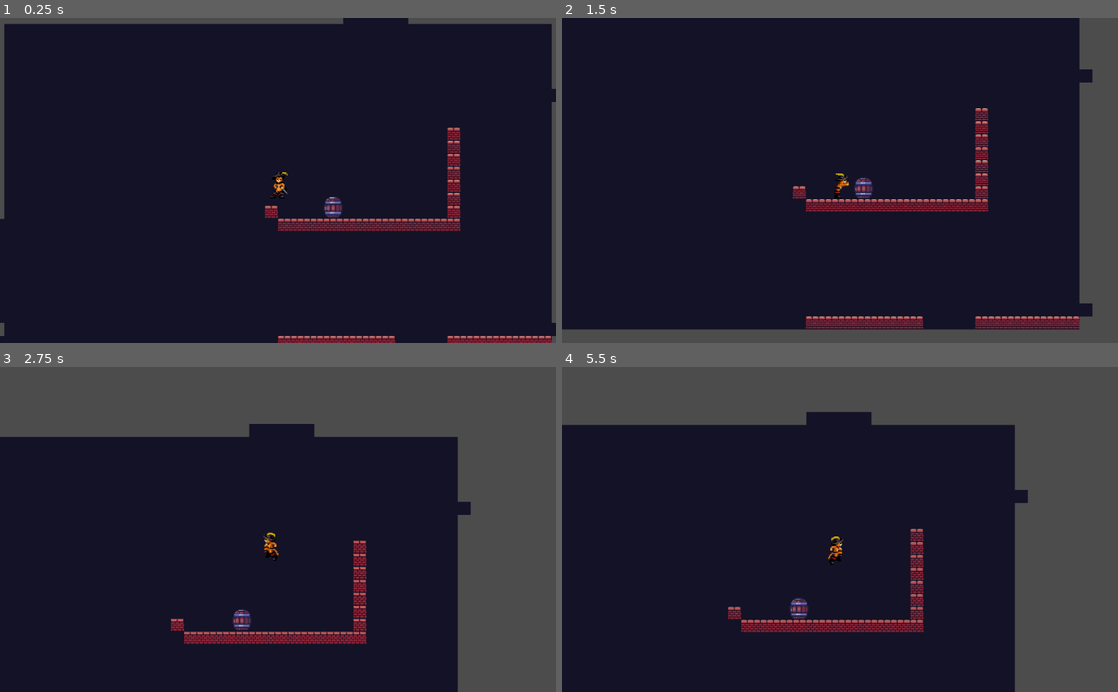
Above: before the commit, frames 1-4 (two rows, left to right).
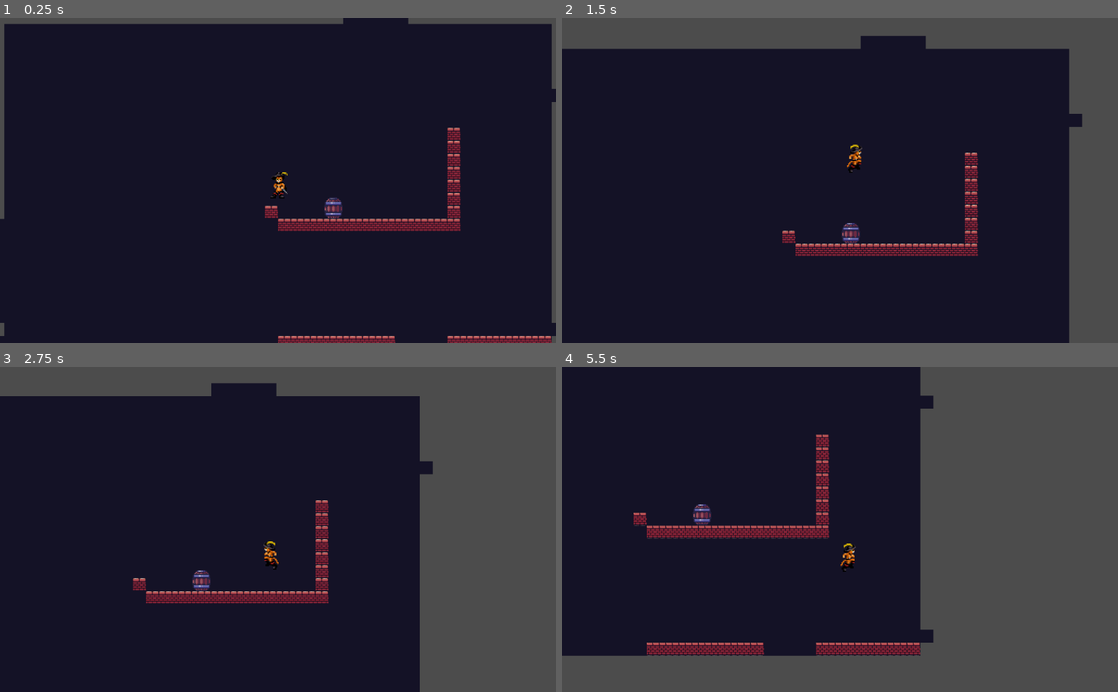
Above: after the commit, the same moments.

Repository: denmik4/gyarb-klart
Game: Godot game, scene res://Scenes/World.tscn
Two runs of this game, one before a commit and one after it. Both use one fixed random seed, a clock stepped at 60 frames per second and the inputs below.
Inputs (mouse positions are in pixels of both pictures, inside the frame that each line leads up to):
- Up to frame 1 (0.25 s): no input
- Up to frame 2 (1.5 s): move the mouse to (962, 164) at 0.52 s; hold Shift (dodge) 0.53-1.28 s; hold D (move_right) from 0.53 s (still down); click (962, 164) at 0.67 s; tap Space (jump) at 0.77, 1.07 s; tap Alt (push, bound only after the commit) at 0.8, 1.35 s; move the mouse to (728, 196) at 1.27 s; click (728, 196) at 1.42 s
- Up to frame 3 (2.75 s): tap Space (jump) at 1.52, 1.55, 1.82, 2.1 s; move the mouse to (333, 458) at 2.02 s; release D (move_right) at 2.03 s; hold A (move_left) from 2.03 s (still down); hold Shift (dodge) from 2.03 s (still down); click (333, 458) at 2.17 s
- Up to frame 4 (5.5 s): move the mouse to (812, 594) at 2.77 s; release A (move_left) at 2.78 s; release Shift (dodge) at 2.78 s; hold D (move_right) 2.78-4.28 s; tap Shift (dodge) at 2.85, 4.35 s; click (812, 594) at 2.92 s; tap Space (jump) at 3.02, 3.32, 3.77, 3.8, 4.07, 4.52, 4.82 s; tap Alt (push, bound only after the commit) at 3.05, 3.6, 5.1 s; move the mouse to (1006, 578) at 3.52 s; click (1006, 578) at 3.67 s; move the mouse to (673, 480) at 4.27 s; hold A (move_left) 4.28-5.03 s; click (673, 480) at 4.42 s; move the mouse to (867, 529) at 5.02 s; hold D (move_right) from 5.03 s (still down); click (867, 529) at 5.17 s

The runs differ from the first frame. In frame 1, 0.1% of the frame differs, in the area x 58-62%, y 55-62%; in frame 2, 19%; in frame 3, 19%; in frame 4, 38%, in the area x 0-84%, y 0-100%.

Commit message:
lolz

Diff:
--- a/Scenes/KinematicBody2D.tscn
+++ b/Scenes/KinematicBody2D.tscn
@@ -532,6 +532,69 @@
 "values": [ true ]
 }
 
+[sub_resource type="Animation" id=15]
+resource_name = "push_idle"
+tracks/0/type = "value"
+tracks/0/path = NodePath("Sprite:frame")
+tracks/0/interp = 1
+tracks/0/loop_wrap = true
+tracks/0/imported = false
+tracks/0/enabled = true
+tracks/0/keys = {
+"times": PoolRealArray( 0 ),
+"transitions": PoolRealArray( 1 ),
+"update": 1,
+"values": [ 19 ]
+}
+tracks/1/type = "value"
+tracks/1/path = NodePath("Sprite/Area2D/PushHitBox:disabled")
+tracks/1/interp = 1
+tracks/1/loop_wrap = true
+tracks/1/imported = false
+tracks/1/enabled = true
+tracks/1/keys = {
+"times": PoolRealArray( 0 ),
+"transitions": PoolRealArray( 1 ),
+"update": 1,
+"values": [ false ]
+}
+tracks/2/type = "value"
+tracks/2/path = NodePath("PushHitBox2:disabled")
+tracks/2/interp = 1
+tracks/2/loop_wrap = true
+tracks/2/imported = false
+tracks/2/enabled = true
+tracks/2/keys = {
+"times": PoolRealArray( 0 ),
+"transitions": PoolRealArray( 1 ),
+"update": 1,
+"values": [ false ]
+}
+tracks/3/type = "value"
+tracks/3/path = NodePath("AirStateHitBox:disabled")
+tracks/3/interp = 1
+tracks/3/loop_wrap = true
+tracks/3/imported = false
+tracks/3/enabled = true
+tracks/3/keys = {
+"times": PoolRealArray( 0 ),
+"transitions": PoolRealArray( 1 ),
+"update": 1,
+"values": [ true ]
+}
+tracks/4/type = "value"
+tracks/4/path = NodePath("HitBox:disabled")
+tracks/4/interp = 1
+tracks/4/loop_wrap = true
+tracks/4/imported = false
+tracks/4/enabled = true
+tracks/4/keys = {
+"times": PoolRealArray( 0 ),
+"transitions": PoolRealArray( 1 ),
+"update": 1,
+"values": [ true ]
+}
+
 [node name="Player" type="KinematicBody2D" groups=["Player"]]
 script = ExtResource( 2 )
 
@@ -544,7 +607,7 @@
 [node name="Area2D" type="Area2D" parent="Sprite"]
 
 [node name="PushHitBox" type="CollisionShape2D" parent="Sprite/Area2D"]
-position = Vector2( -0.5, 3.75 )
+position = Vector2( 0, 3.75 )
 scale = Vector2( 0.25, 0.25 )
 shape = SubResource( 14 )
 
@@ -554,7 +617,7 @@
 smoothing_enabled = true
 
 [node name="PushHitBox2" type="CollisionShape2D" parent="."]
-position = Vector2( -2, 15 )
+position = Vector2( 0, 15 )
 shape = SubResource( 14 )
 
 [node name="AirStateHitBox" type="CollisionShape2D" parent="."]
@@ -564,7 +627,8 @@
 disabled = true
 
 [node name="HitBox" type="CollisionShape2D" parent="."]
-position = Vector2( 1, 14 )
+position = Vector2( 0, 14 )
+scale = Vector2( 1.1, 1 )
 shape = SubResource( 12 )
 disabled = true
 
@@ -580,6 +644,7 @@
 anims/Start_Dodge = SubResource( 5 )
 anims/dodge_run = SubResource( 10 )
 anims/idle_dodge = SubResource( 9 )
+anims/push_idle = SubResource( 15 )
 
 [node name="Up" type="RayCast2D" parent="."]
 position = Vector2( 0, -45 )
--- a/Scenes/MovableObjekt.tscn
+++ b/Scenes/MovableObjekt.tscn
@@ -1,25 +1,28 @@
-[gd_scene load_steps=4 format=2]
+[gd_scene load_steps=5 format=2]
 
 [ext_resource path="res://Tilemap/Medieval_props_free.png" type="Texture" id=1]
 [ext_resource path="res://Scripts/MovableObjekt.gd" type="Script" id=2]
 
 [sub_resource type="RectangleShape2D" id=1]
-extents = Vector2( 12.5, 13.5 )
+extents = Vector2( 10.6667, 11.3333 )
+
+[sub_resource type="RectangleShape2D" id=2]
+extents = Vector2( 17.8333, 12 )
 
 [node name="MovableObjekt" type="KinematicBody2D"]
 script = ExtResource( 2 )
 
 [node name="CollisionShape2D" type="CollisionShape2D" parent="."]
-position = Vector2( -0.5, -1.5 )
+position = Vector2( -2, -4 )
 scale = Vector2( 3, 3 )
 shape = SubResource( 1 )
 
 [node name="Area2D" type="Area2D" parent="."]
 scale = Vector2( 3, 3 )
 
-[node name="CollisionShape2D2" type="CollisionShape2D" parent="Area2D"]
-position = Vector2( -1.16667, -0.5 )
-shape = SubResource( 1 )
+[node name="CollisionShape2D" type="CollisionShape2D" parent="Area2D"]
+position = Vector2( -0.166667, -1.33333 )
+shape = SubResource( 2 )
 
 [node name="Sprite" type="Sprite" parent="."]
 scale = Vector2( 3, 3 )
--- a/Scenes/World.tscn
+++ b/Scenes/World.tscn
@@ -63,6 +63,3 @@
 
 [node name="MovableObjekt" parent="." instance=ExtResource( 3 )]
 position = Vector2( 206, 108 )
-
-[connection signal="idle" from="MovableObjekt" to="KinematicBody2D" method="_on_MovableObjekt_idle"]
-[connection signal="push" from="MovableObjekt" to="KinematicBody2D" method="_on_MovableObjekt_push"]
--- a/Scripts/MovableObjekt.gd
+++ b/Scripts/MovableObjekt.gd
@@ -4,10 +4,6 @@
 var direction_x = "RIGHT"
 var velocity := Vector2.ZERO
 var direction := Vector2.ZERO
-
-
-signal push
-signal idle
 
 func _physics_process(delta: float) -> void:
 	velocity = move_and_slide(velocity)
@@ -16,13 +12,16 @@
 
 func _on_Area2D_body_entered(body: Node) -> void:
 	if body.is_in_group("Player"):
-		velocity = body.velocity
-		body.connect("push", body, "_on_MovableObjekt_push")
-		emit_signal("push")
+		var state = body.state
+		body.can_push = true
+		if body.can_push and (Input.is_action_pressed("move_left") or Input.is_action_pressed("move_right")) and (state == body.PUSH_ACTIVE):
+			print(body.state)
+			velocity = body.velocity
+			velocity.y = 0
+
 
 
 
 func _on_Area2D_body_exited(body: Node) -> void:
 	if body.is_in_group("Player"):
-		velocity = Vector2.ZERO
-		body.disconnect("push", body, "_on_MovableObjekt_push")
+		body.can_push = false
--- a/Scripts/Player.gd
+++ b/Scripts/Player.gd
@@ -1,6 +1,6 @@
 extends KinematicBody2D
 
-enum {IDLE, RUN, AIR, WALL, ATTACK, DODGE, DODGE_RUN, PUSH}
+enum {IDLE, RUN, AIR, WALL, ATTACK, DODGE, DODGE_RUN, PUSH_IDLE, PUSH_ACTIVE}
 
 const MAX_SPEED = 400
 const ACCELERATION = 1000
@@ -15,6 +15,7 @@
 var is_climb :bool
 
 var can_jump = true
+var can_push = false
 
 onready var animationplayer = $AnimationPlayer
 
@@ -34,8 +35,10 @@
 			_dodge_state(delta)
 		DODGE_RUN:
 			_dodge_run_state(delta)
-		PUSH:
+		PUSH_ACTIVE:
 			_push_state(delta)
+		PUSH_IDLE:
+			_push_idle_state(delta)
 
 
 
@@ -86,6 +89,8 @@
 		state = DODGE
 		return
 
+	if can_push and Input.is_action_just_pressed("push"):
+		state = PUSH_IDLE
 
 
 
@@ -121,6 +126,9 @@
 		yield(get_tree().create_timer(0.25), "timeout")
 		state = DODGE
 		return
+
+	if can_push and Input.is_action_just_pressed("push"):
+		state = PUSH_IDLE
 
 func _air_state(delta) -> void:
 	velocity.y = velocity.y + GRAVITY * delta if velocity.y + GRAVITY * delta < 500 else 500
@@ -205,6 +213,9 @@
 		animationplayer.play("Idle")
 		return
 
+	if can_push and Input.is_action_just_pressed("push"):
+		state = PUSH_IDLE
+
 
 
 func _dodge_run_state(delta) -> void:
@@ -215,6 +226,10 @@
 		velocity.x = move_toward(velocity.x, direction.x * MAX_SPEED - 300, ACCELERATION*delta)
 	elif direction.x == -1:
 		velocity.x = move_toward(velocity.x, direction.x * MAX_SPEED + 300, ACCELERATION*delta)
+	else:
+		velocity.x = move_toward(velocity.x, 0, ACCELERATION * delta)
+		state = DODGE
+
 
 	velocity = move_and_slide(velocity, Vector2.UP)
 	print(velocity)
@@ -234,43 +249,65 @@
 		state = AIR
 		animationplayer.play("Jump_UP")
 		return
+
+
+
+
+func _push_idle_state(delta) -> void:
+	animationplayer.play("push_idle")
+
+	if Input.is_action_just_pressed("move_left") or Input.is_action_just_pressed("move_right"):
+		state = PUSH_ACTIVE
+
+	if can_push == false or Input.is_action_just_pressed("push"):
+		state = IDLE
+
+
+	if Input.is_mouse_button_pressed(1):
+		state = ATTACK
+		return
+
+
+	if Input.is_action_just_pressed("jump") and can_jump:
+		velocity.y = JUMP_STRENGHT
+		can_jump = false
+		state = AIR
+		animationplayer.play("Jump_UP")
+		return
+
+	if Input.is_action_just_pressed("dodge"):
+			animationplayer.play("Start_Dodge")
+			yield(get_tree().create_timer(0.25), "timeout")
+			state = DODGE
+			return
 
 
 
 func _push_state(delta) -> void:
 	animationplayer.play("Push")
 	yield(get_tree().create_timer(0.20), "timeout")
-	direction.x = _get_input_x_update_direction()
+
+	direction.x = _get_input_x_update_direction()
+
 	if direction.x == 1:
-		velocity.x = move_toward(velocity.x, direction.x * MAX_SPEED - 200, ACCELERATION*delta)
+		velocity.x = move_toward(velocity.x, direction.x * MAX_SPEED, ACCELERATION*delta)
 	elif direction.x == -1:
-		velocity.x = move_toward(velocity.x, direction.x * MAX_SPEED + 200, ACCELERATION*delta)
-
-	velocity = move_and_slide(velocity, Vector2.UP)
-
-	if Input.is_action_just_released("move_right") or Input.is_action_just_released("move_left"):
-		state = IDLE
-		return
-
-	if Input.is_mouse_button_pressed(1):
-		state = ATTACK
-		return
-
-
-	if Input.is_action_just_pressed("jump") and can_jump:
-		velocity.y = JUMP_STRENGHT
-		can_jump = false
-		state = AIR
-		animationplayer.play("Jump_UP")
-		return
-
-#func _on_Area2D_area_entered(area):
-	#if area.is_in_group
-
-
-
-
-
+		velocity.x = move_toward(velocity.x, direction.x * MAX_SPEED, ACCELERATION*delta)
+	else:
+		state = PUSH_IDLE
+
+	velocity = move_and_slide(velocity, Vector2.UP)
+
+	if can_push == false or Input.is_action_just_released("move_left") or Input.is_action_just_released("move_right"):
+		state = IDLE
+		return
+
+
+
+
+
+
+""""
 func _on_MovableObjekt_push() -> void:
 	direction.x = _get_input_x_update_direction()
 	if direction.x == 1:
@@ -281,7 +318,7 @@
 	velocity = move_and_slide(velocity, Vector2.UP)
 	state = PUSH
 
-
-
-func _on_MovableObjekt_idle() -> void:
-	state = IDLE
+	if state == PUSH:
+		animationplayer.play("Push")
+		yield(get_tree().create_timer(0.20), "timeout")
+"""""
--- a/project.godot
+++ b/project.godot
@@ -89,6 +89,11 @@
 "events": [ Object(InputEventKey,"resource_local_to_scene":false,"resource_name":"","device":0,"alt":false,"shift":true,"control":false,"meta":false,"command":false,"pressed":false,"scancode":0,"physical_scancode":65,"unicode":0,"echo":false,"script":null)
  ]
 }
+push={
+"deadzone": 0.5,
+"events": [ Object(InputEventKey,"resource_local_to_scene":false,"resource_name":"","device":0,"alt":false,"shift":false,"control":false,"meta":false,"command":false,"pressed":false,"scancode":0,"physical_scancode":16777240,"unicode":0,"echo":false,"script":null)
+ ]
+}
 
 [physics]
 
Not shown: 1 places in Scenes/KinematicBody2D.tscn that only renumber resources
